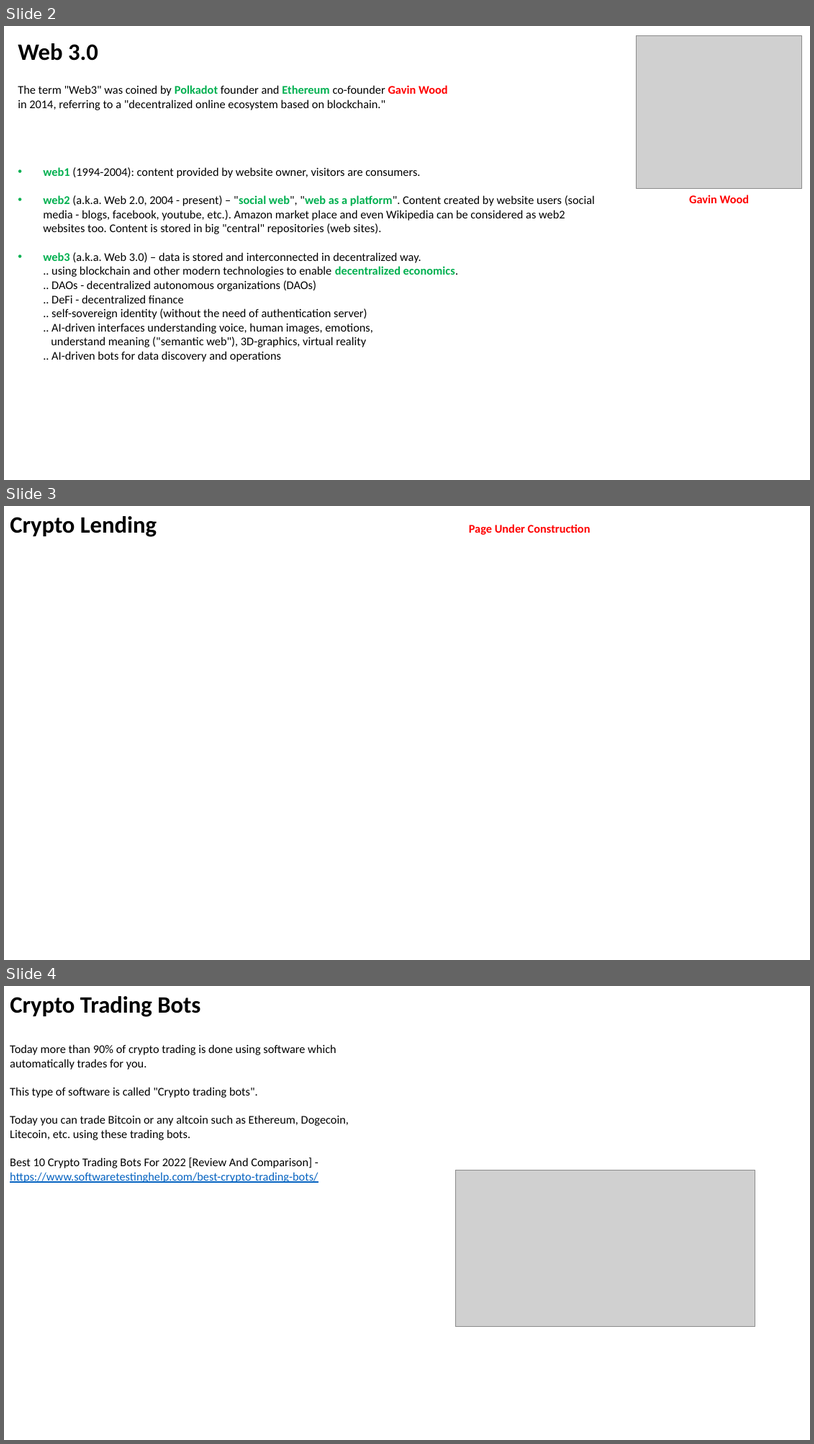
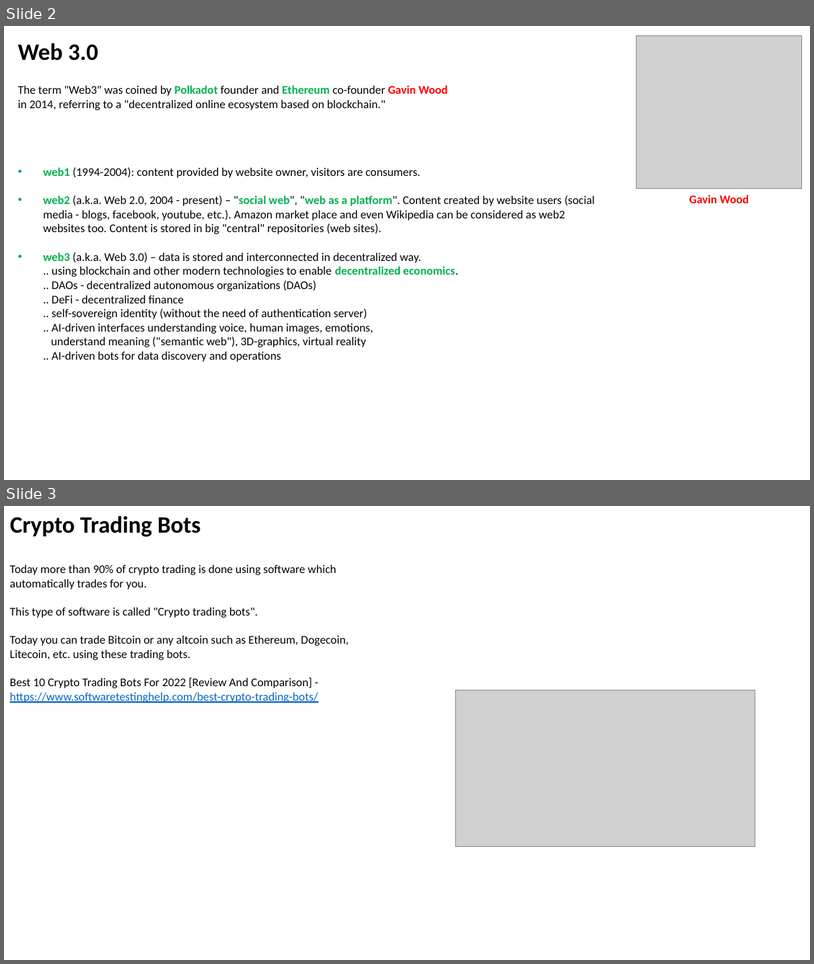
Before and after one commit to lselector/crypto, a slide deck: crypto_10_misc.pptx. Shown one above the other, each under a label of ours: slides 2, 3 and 4 before the commit, slides 2 and 3 after it. The pictures are 814x1444 and 814x964 pixels, drawn with LibreOffice and Linux fonts; fonts in the diff are those of the drawing; grey boxes stand for pictures. Boxes give left, top, right and bottom in pixels: in the first picture for what was removed or moved away, otherwise in the second. Text is boxed around its words. In the diff, an @@ line names an element or a change of style, - is before the commit and + after.

```diff
--- a/crypto_10_misc.pptx
+++ b/crypto_10_misc.pptx
@@ slide 3 removed at [4,506,810,960], background #FFFFFF @@
@@ text removed at [10,516,157,537] @@
-Crypto Lending
@@ text removed at [469,524,591,535] @@
-Page Under Construction
@@ what was slide 4 is now slide 3 @@
```
Also in this commit, not shown: 1 slide added, 2 other files.
